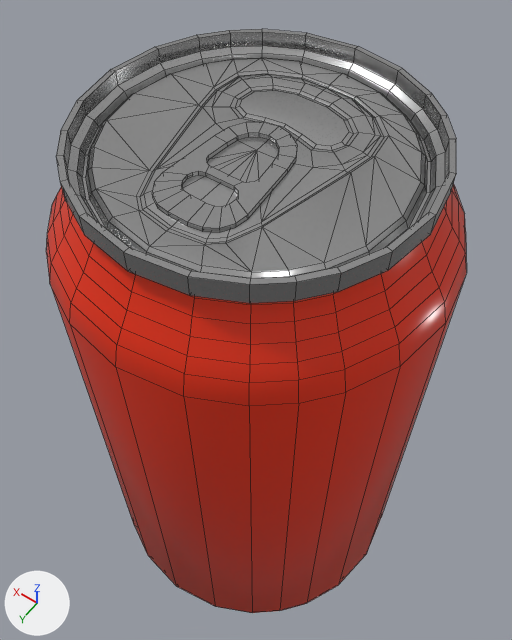
The Blender file Assets/Models/soder.blend, before and after one commit.
Both versions are drawn from a 50 mm camera at (-0.0641, 0.0885, 0.2445) aimed at (0.0067, -0.0106, 0.0888). The axes (+X, +Y, +Z) are drawn at lower left. The lights are the same throughout. Mesh edges are drawn as thin lines. Objects named as collision shapes, trigger or cutter boxes, shadow casters or lower levels of detail are left out.

Objects in the first picture: 'Can', 'Lid', 'Tab'.
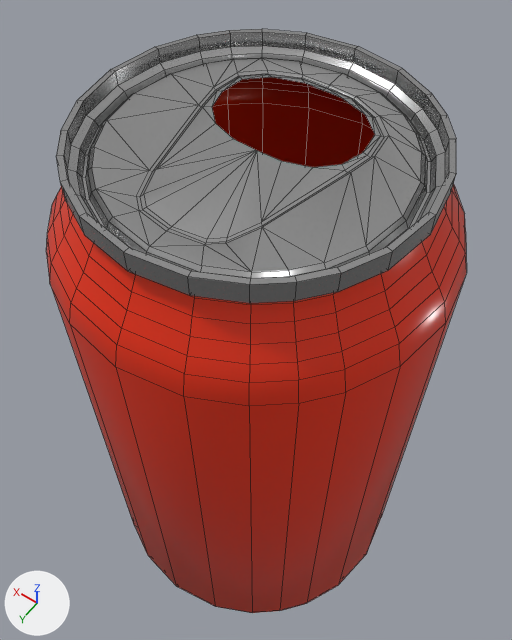
Diff of the bpy script that builds the scene:
```diff
--- a/Assets/Models/soder.blend.py
+++ b/Assets/Models/soder.blend.py
@@ ob_tab @@
 ob_tab.scale = (0.689, 0.689, 0.689)
+ob_tab.hide_set(True)
@@ ob_lid @@
 ob_lid.scale = (0.689, 0.689, 0.689)
+ob_lid.hide_set(True)
```

Boxes [x1, y1, x2, y2] around the edits, measured in the pictures (512 x 640 px):
'Lid', hidden
    before: [212, 77, 375, 167]
'Tab', hidden
    before: [152, 122, 297, 232]
